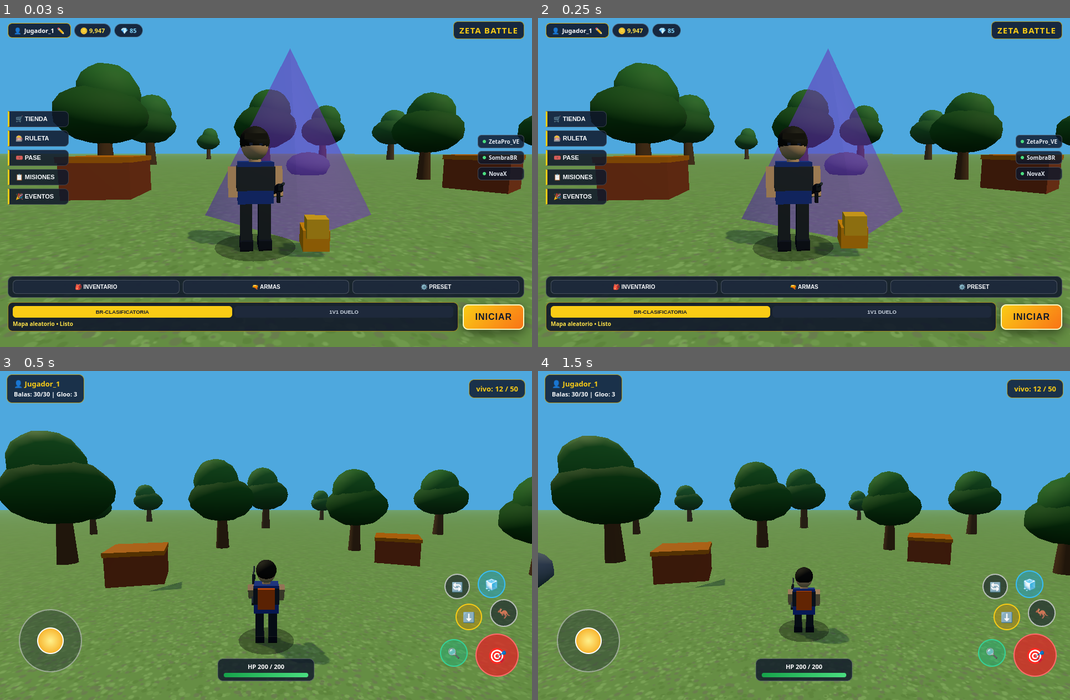
Above: before the commit, frames 1-4 (two rows, left to right).
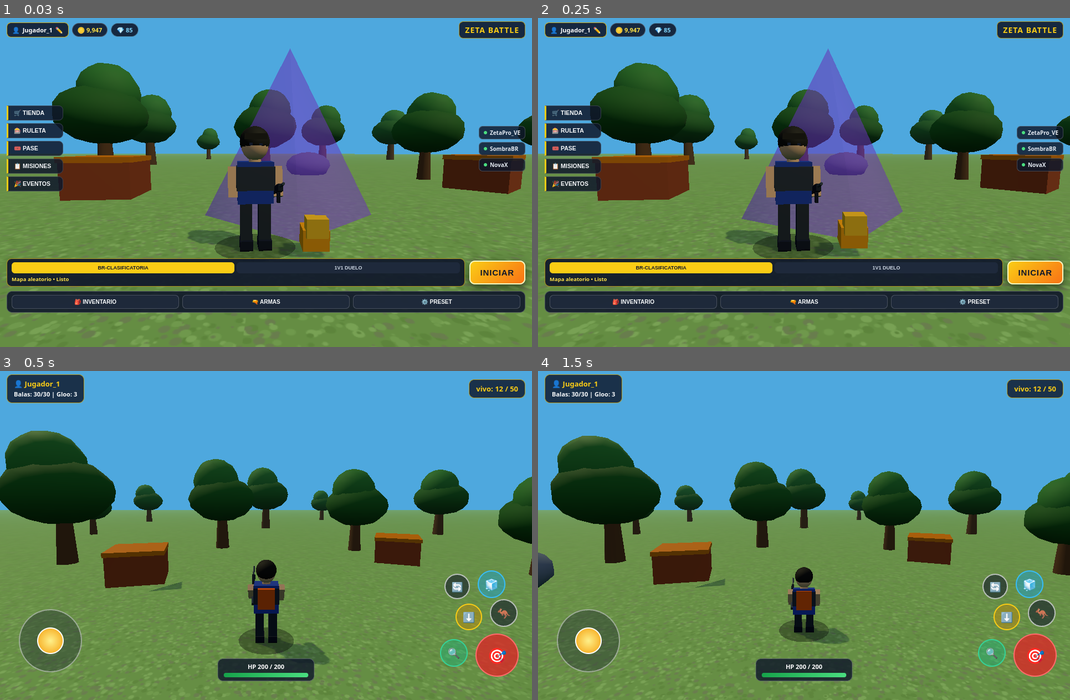
Above: after the commit, the same moments.

Repository: delvisvillalba5-cell/juego-servidor
Game: browser game, page index.html
Same seed, same stepped clock (60 frames per second), same inputs: the game is played once before the commit and once after it.
Inputs (mouse positions are in pixels of both pictures, inside the frame that each line leads up to):
- Up to frame 1 (0.03 s): no input
- Up to frame 2 (0.25 s): no input
- Up to frame 3 (0.5 s): click "INICIAR" at 0.27 s
- Up to frame 4 (1.5 s): click (804, 568) at 1.07 s; click "⬇️" at 1.27 s

The runs differ from the first frame. In frame 1, 21% of the frame differs, in the area x 1-100%, y 1-97%; in frame 2, 21%; in frame 3, nothing differs; in frame 4, nothing differs.

Commit message:
Actualizar index.html

Diff:
--- a/index.html
+++ b/index.html
@@ -61,7 +61,7 @@
             display: flex;
             flex-direction: column;
             justify-content: space-between;
-            padding: 12px 14px 28px;
+            padding: 12px 12px 62px;
             background: transparent;
             pointer-events: none;
         }
@@ -74,7 +74,7 @@
             display: flex;
             justify-content: space-between;
             align-items: center;
-            gap: 8px;
+            gap: 6px;
             flex-wrap: wrap;
             pointer-events: auto;
         }
@@ -88,7 +88,7 @@
             background: rgba(15, 23, 42, 0.88);
             border: 1px solid rgba(250, 204, 21, 0.8);
             border-radius: 8px;
-            padding: 5px 10px;
+            padding: 5px 9px;
             color: #fff;
             font-size: 11px;
             font-weight: 700;
@@ -101,7 +101,7 @@
             background: rgba(15, 23, 42, 0.88);
             border: 1px solid rgba(255, 255, 255, 0.25);
             border-radius: 999px;
-            padding: 4px 10px;
+            padding: 4px 9px;
             font-size: 11px;
             font-weight: 800;
             color: #fde047;
@@ -116,9 +116,9 @@
             gap: 8px;
         }
         .zeta-logo {
-            font-size: 15px;
+            font-size: 14px;
             font-weight: 900;
-            letter-spacing: 1.2px;
+            letter-spacing: 1px;
             color: #facc15;
             background: rgba(15, 23, 42, 0.88);
             padding: 5px 10px;
@@ -132,13 +132,13 @@
             display: flex;
             justify-content: space-between;
             align-items: center;
-            padding: 6px 0;
+            padding: 4px 0;
             pointer-events: none;
         }
         .side-menu-left {
             display: flex;
             flex-direction: column;
-            gap: 6px;
+            gap: 5px;
             pointer-events: auto;
         }
         .side-btn {
@@ -149,12 +149,12 @@
             border-bottom: 1px solid rgba(255, 255, 255, 0.16);
             border-radius: 0 8px 8px 0;
             color: #f8fafc;
-            font-size: 11px;
+            font-size: 10.5px;
             font-weight: 800;
-            padding: 7px 11px;
+            padding: 6px 10px;
             text-align: left;
             cursor: pointer;
-            min-width: 110px;
+            min-width: 102px;
         }
         .side-btn:active {
             background: rgba(250, 204, 21, 0.3);
@@ -185,7 +185,7 @@
             background: #4ade80;
         }
 
-        /* Barra inferior: siempre visible en vertical y horizontal */
+        /* Barra inferior: bien levantada para que INICIAR se vea entero */
         .lobby-bottom {
             display: flex;
             flex-direction: column;
@@ -193,32 +193,6 @@
             width: 100%;
             pointer-events: auto;
         }
-        .bottom-tabs {
-            display: flex;
-            gap: 6px;
-            background: rgba(15, 23, 42, 0.88);
-            padding: 6px 8px;
-            border-radius: 10px;
-            border: 1px solid rgba(255, 255, 255, 0.22);
-            justify-content: space-between;
-        }
-        .tab-btn {
-            flex: 1;
-            background: rgba(30, 41, 59, 0.9);
-            color: #f8fafc;
-            border: 1px solid rgba(255, 255, 255, 0.18);
-            border-radius: 7px;
-            padding: 6px 8px;
-            font-size: 10px;
-            font-weight: 800;
-            cursor: pointer;
-            text-align: center;
-        }
-        .tab-btn:active {
-            background: #facc15;
-            color: #0f172a;
-        }
-
         .play-box {
             display: flex;
             align-items: center;
@@ -228,8 +202,8 @@
         }
         .mode-box {
             flex: 1;
-            background: rgba(15, 23, 42, 0.9);
-            border: 1px solid rgba(250, 204, 21, 0.6);
+            background: rgba(15, 23, 42, 0.92);
+            border: 1px solid rgba(250, 204, 21, 0.65);
             border-radius: 9px;
             padding: 6px 8px;
             display: flex;
@@ -245,7 +219,7 @@
             border: none;
             border-radius: 6px;
             padding: 5px 6px;
-            font-size: 9.5px;
+            font-size: 9px;
             font-weight: 800;
             background: #1e293b;
             color: #cbd5e1;
@@ -257,7 +231,7 @@
             color: #0f172a;
         }
         .mode-sub {
-            font-size: 10px;
+            font-size: 9.5px;
             color: #fde047;
             font-weight: 700;
         }
@@ -266,16 +240,42 @@
             color: #0f172a;
             border: 2px solid #fef9c3;
             border-radius: 10px;
-            padding: 12px 20px;
-            font-size: 16px;
+            padding: 11px 18px;
+            font-size: 15px;
             font-weight: 900;
-            letter-spacing: 1px;
+            letter-spacing: 0.8px;
             cursor: pointer;
-            box-shadow: 0 6px 20px rgba(0, 0, 0, 0.5);
+            box-shadow: 0 6px 18px rgba(0, 0, 0, 0.55);
             flex-shrink: 0;
         }
         #btn-iniciar-juego:active {
             transform: scale(0.96);
+        }
+
+        .bottom-tabs {
+            display: flex;
+            gap: 6px;
+            background: rgba(15, 23, 42, 0.9);
+            padding: 6px 8px;
+            border-radius: 10px;
+            border: 1px solid rgba(255, 255, 255, 0.22);
+            justify-content: space-between;
+        }
+        .tab-btn {
+            flex: 1;
+            background: rgba(30, 41, 59, 0.92);
+            color: #f8fafc;
+            border: 1px solid rgba(255, 255, 255, 0.18);
+            border-radius: 7px;
+            padding: 6px 6px;
+            font-size: 10px;
+            font-weight: 800;
+            cursor: pointer;
+            text-align: center;
+        }
+        .tab-btn:active {
+            background: #facc15;
+            color: #0f172a;
         }
 
         /* Toast informativo */
@@ -529,12 +529,6 @@
             </div>
 
             <div class="lobby-bottom">
-                <div class="bottom-tabs">
-                    <button class="tab-btn" data-toast="Inventario: Rifle AR + 3 Gloo">🎒 INVENTARIO</button>
-                    <button class="tab-btn" data-toast="Armas: Rifle de Asalto equipado">🔫 ARMAS</button>
-                    <button class="tab-btn" data-toast="Preset: Configuración Táctica">⚙️ PRESET</button>
-                </div>
-
                 <div class="play-box">
                     <div class="mode-box">
                         <div class="mode-buttons">
@@ -544,6 +538,12 @@
                         <div class="mode-sub" id="lobby-submodo">Mapa aleatorio • Listo</div>
                     </div>
                     <button id="btn-iniciar-juego">INICIAR</button>
+                </div>
+
+                <div class="bottom-tabs">
+                    <button class="tab-btn" data-toast="Inventario: Rifle AR + 3 Gloo">🎒 INVENTARIO</button>
+                    <button class="tab-btn" data-toast="Armas: Rifle de Asalto equipado">🔫 ARMAS</button>
+                    <button class="tab-btn" data-toast="Preset: Configuración Táctica">⚙️ PRESET</button>
                 </div>
             </div>
         </div>
